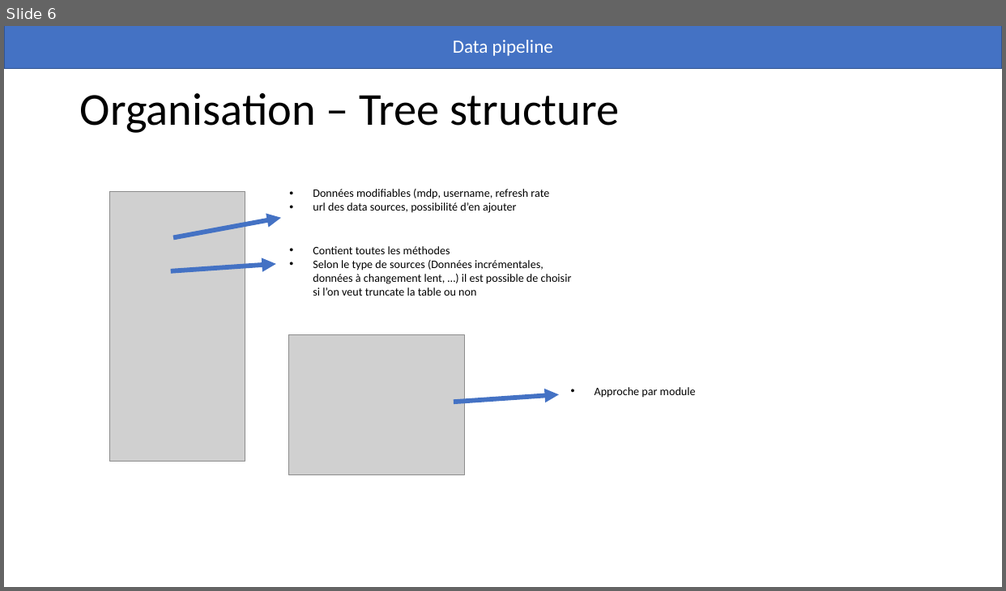
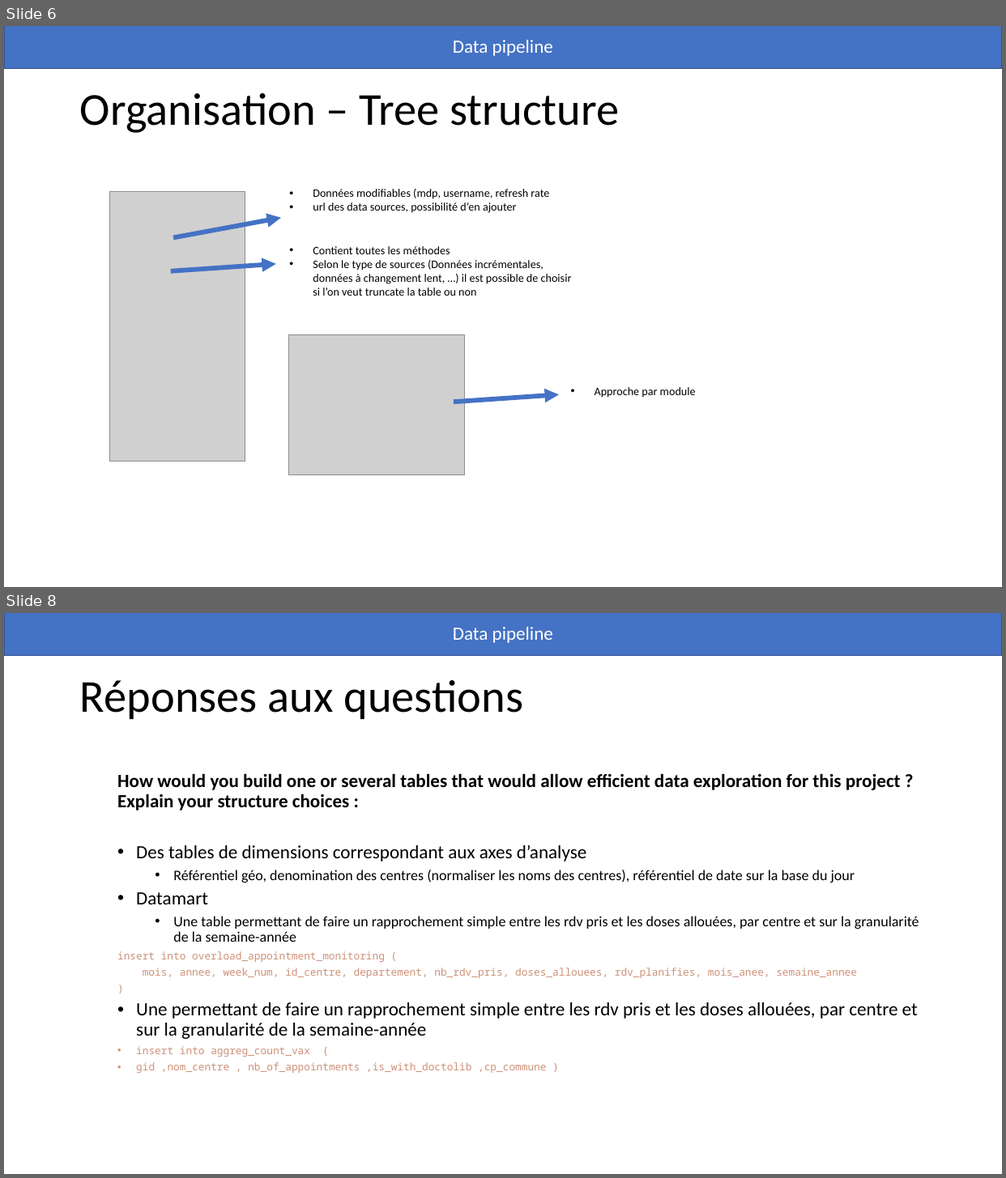
Before and after one commit to antoinersw/data-pipeline, a slide deck: présentation.pptx. Shown one above the other, each under a label of ours: slide 6 before the commit, slides 6 and 8 after it; the slides between them are not shown. The pictures are 1006x591 and 1006x1178 pixels, drawn with LibreOffice and Linux fonts; fonts in the diff are those of the drawing; grey boxes stand for pictures. Boxes give left, top, right and bottom in pixels: in the first picture for what was removed or moved away, otherwise in the second. Text is boxed around its words. In the diff, an @@ line names an element or a change of style, - is before the commit and + after.

```diff
--- a/présentation.pptx
+++ b/présentation.pptx
@@ slide 8 added at bbox=[4, 613, 1002, 1174], background #FFFFFF @@
@@ rectangle added at bbox=[4, 613, 1002, 656], fill #4472C4, outline #325491 1 pt, 18 pt, text #FFFFFF @@
+Data pipeline
@@ title added at bbox=[80, 680, 524, 719], 44 pt, text #000000 @@
+Réponses aux questions
@@ text added at bbox=[117, 773, 919, 1073], 18 pt, text #000000 @@
+  How would you build one or several tables that would allow efficient data exploration for this project ? Explain your structure choices :
+  • Des tables de dimensions correspondant aux axes d’analyse
+    • Référentiel géo, denomination des centres (normaliser les noms des centres), référentiel de date sur la base du jour
+  • Datamart
+    • Une table permettant de faire un rapprochement simple entre les rdv pris et les doses allouées, par centre et sur la granularité de la semaine-année
+  insert into overload_appointment_monitoring (
+  mois, annee, week_num, id_centre, departement, nb_rdv_pris, doses_allouees, rdv_planifies, mois_anee, semaine_annee
+  )
+  • Une permettant de faire un rapprochement simple entre les rdv pris et les doses allouées, par centre et sur la granularité de la semaine-année
+  • insert into aggreg_count_vax (
+  • gid ,nom_centre , nb_of_appointments ,is_with_doctolib ,cp_commune )
```
Also in this commit, not shown: 3 slides changed, 1 other slide added, 5 other files.
